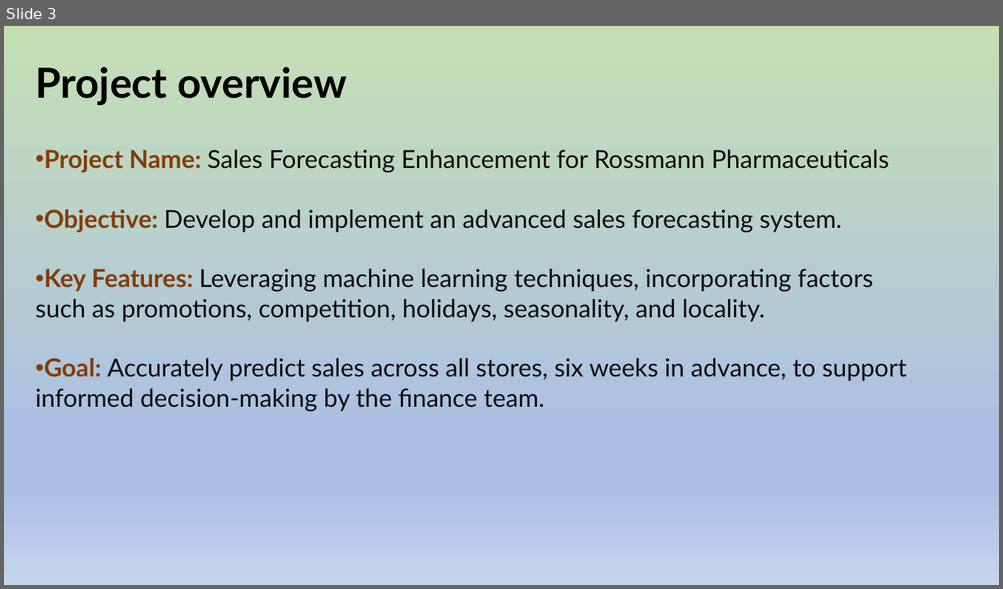
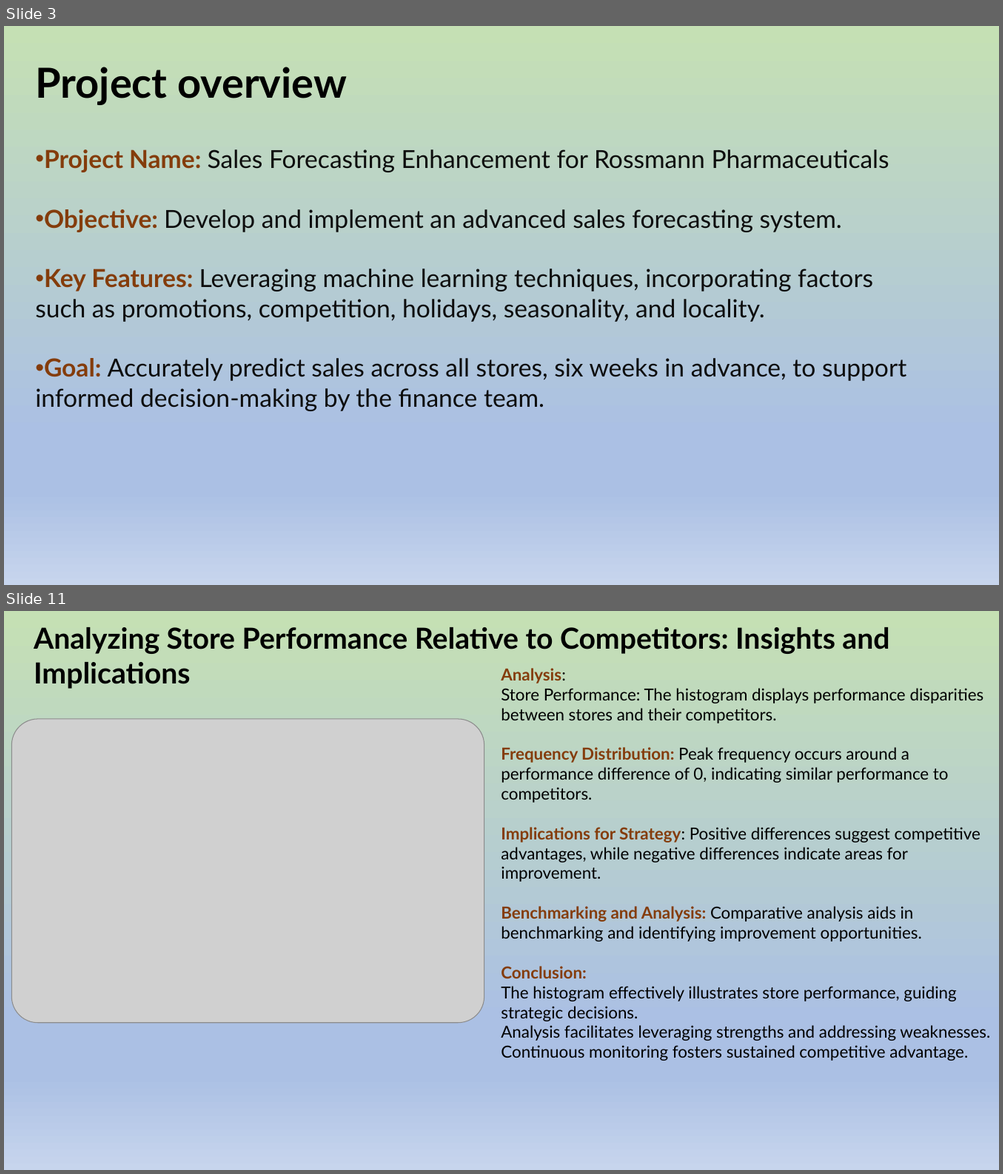
Before and after one commit to Hemamagam/Project-6--Pharmaceutical-Sale-Prediction-, a slide deck: Rossmman Sales Prediction-Project 6-Nexthike.pptx. Shown one above the other, each under a label of ours: slide 3 before the commit, slides 3 and 11 after it; the slides between them are not shown. The pictures are 1003x589 and 1003x1174 pixels, drawn with LibreOffice and Linux fonts; fonts in the diff are those of the drawing; grey boxes stand for pictures. Boxes give left, top, right and bottom in pixels: in the first picture for what was removed or moved away, otherwise in the second. Text is boxed around its words. In the diff, an @@ line names an element or a change of style, - is before the commit and + after.

```diff
--- a/Rossmman Sales Prediction-Project 6-Nexthike.pptx
+++ b/Rossmman Sales Prediction-Project 6-Nexthike.pptx
@@ slide 11 added at bbox=[4, 611, 999, 1170], background gradient #C5E0B4 to #ABC0E4 to #C7D5ED @@
@@ text added at bbox=[34, 627, 889, 689], 28 pt, text #000000, bold @@
+Analyzing Store Performance Relative to Competitors: Insights and Implications
@@ text added at bbox=[501, 668, 990, 1061], 16 pt, text #000000 @@
+Analysis:
+Store Performance: The histogram displays performance disparities between stores and their competitors.
+Frequency Distribution: Peak frequency occurs around a performance difference of 0, indicating similar performance to competitors.
+Implications for Strategy: Positive differences suggest competitive advantages, while negative differences indicate areas for improvement.
+Benchmarking and Analysis: Comparative analysis aids in benchmarking and identifying improvement opportunities.
+Conclusion:
+The histogram effectively illustrates store performance, guiding strategic decisions.
+Analysis facilitates leveraging strengths and addressing weaknesses.
+Continuous monitoring fosters sustained competitive advantage.
@@ picture added at bbox=[11, 719, 484, 1024] @@
```
Also in this commit, not shown: 2 slides changed, 9 other slides added, 3 slides removed.
